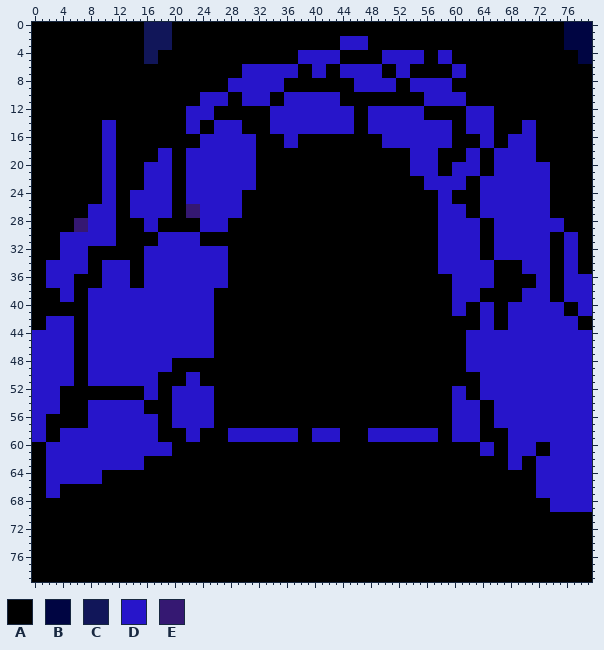
One commit to this sprite sheet: places and locations/castletown/spr_darkwest_hole_0.png. The first picture shows the starting point.
The file is 80x80 pixels.
Palette (. is transparent): A #000000  B #000542  C #111659  D #2715ca  E #351872
After:
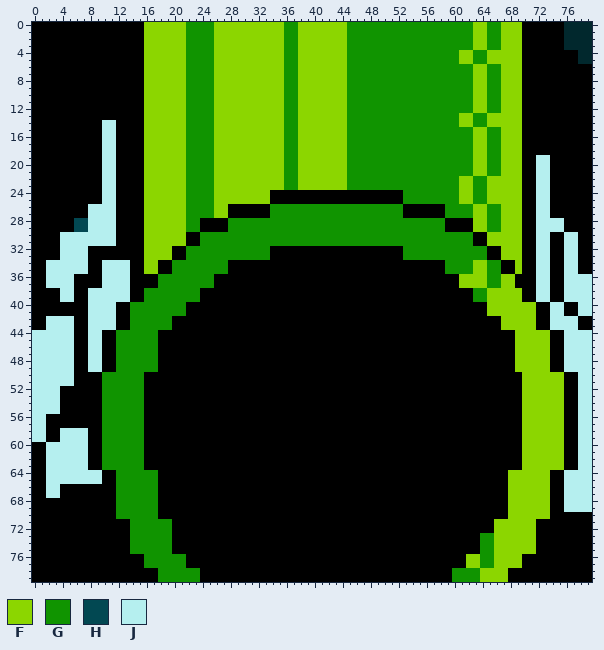
Colours new in this view: F #8cd600  G #109400  H #024852  J #b5efef
Edits made:
colour B: #000542 -> #01282d
Changed rows in their new state; - is a pixel that keeps its letter.
first column x 0:
 0 ----------------FFFFFFGGGGFFFFFFFFFFGGFFFFFFFGGGGGGGGGGGGGGGGGGFFGGFFF----------
 1 ----------------FFFFFFGGGGFFFFFFFFFFGGFFFFFFFGGGGGGGGGGGGGGGGGGFFGGFFF----------
 2 ----------------FFFFFFGGGGFFFFFFFFFFGGFFFFFFFGGGGGGGGGGGGGGGGGGFFGGFFF----------
 3 ----------------FFFFFFGGGGFFFFFFFFFFGGFFFFFFFGGGGGGGGGGGGGGGGGGFFGGFFF----------
 4 ----------------FFFFFFGGGGFFFFFFFFFFGGFFFFFFFGGGGGGGGGGGGGGGGFFGGFFFFF----------
 5 ----------------FFFFFFGGGGFFFFFFFFFFGGFFFFFFFGGGGGGGGGGGGGGGGFFGGFFFFF----------
 6 ----------------FFFFFFGGGGFFFFFFFFFFGGFFFFFFFGGGGGGGGGGGGGGGGGGFFGGFFF----------
 7 ----------------FFFFFFGGGGFFFFFFFFFFGGFFFFFFFGGGGGGGGGGGGGGGGGGFFGGFFF----------
 8 ----------------FFFFFFGGGGFFFFFFFFFFGGFFFFFFFGGGGGGGGGGGGGGGGGGFFGGFFF----------
 9 ----------------FFFFFFGGGGFFFFFFFFFFGGFFFFFFFGGGGGGGGGGGGGGGGGGFFGGFFF----------
10 ----------------FFFFFFGGGGFFFFFFFFFFGGFFFFFFFGGGGGGGGGGGGGGGGGGFFGGFFF----------
11 ----------------FFFFFFGGGGFFFFFFFFFFGGFFFFFFFGGGGGGGGGGGGGGGGGGFFGGFFF----------
12 ----------------FFFFFFGGGGFFFFFFFFFFGGFFFFFFFGGGGGGGGGGGGGGGGGGFFGGFFF----------
13 ----------------FFFFFFGGGGFFFFFFFFFFGGFFFFFFFGGGGGGGGGGGGGGGGFFGGFFFFF----------
14 ----------JJ----FFFFFFGGGGFFFFFFFFFFGGFFFFFFFGGGGGGGGGGGGGGGGFFGGFFFFFAA--------
15 ----------JJ----FFFFFFGGGGFFFFFFFFFFGGFFFFFFFGGGGGGGGGGGGGGGGGGFFGGFFFAA--------
16 ----------JJ----FFFFFFGGGGFFFFFFFFFFGGFFFFFFFGGGGGGGGGGGGGGGGGGFFGGFFFAA--------
17 ----------JJ----FFFFFFGGGGFFFFFFFFFFGGFFFFFFFGGGGGGGGGGGGGGGGGGFFGGFFFAA--------
18 ----------JJ----FFFFFFGGGGFFFFFFFFFFGGFFFFFFFGGGGGGGGGGGGGGGGGGFFGGFFFAA--------
19 ----------JJ----FFFFFFGGGGFFFFFFFFFFGGFFFFFFFGGGGGGGGGGGGGGGGGGFFGGFFFAAJJ------
20 ----------JJ----FFFFFFGGGGFFFFFFFFFFGGFFFFFFFGGGGGGGGGGGGGGGGGGFFGGFFFAAJJ------
21 ----------JJ----FFFFFFGGGGFFFFFFFFFFGGFFFFFFFGGGGGGGGGGGGGGGGGGFFGGFFFAAJJ------
22 ----------JJ----FFFFFFGGGGFFFFFFFFFFGGFFFFFFFGGGGGGGGGGGGGGGGFFGGFFFFFAAJJ------
23 ----------JJ----FFFFFFGGGGFFFFFFFFFFGGFFFFFFFGGGGGGGGGGGGGGGGFFGGFFFFFAAJJ------
24 ----------JJ--AAFFFFFFGGGGFFFFFFFF-------------------GGGGGGGGFFGGFFFFFAAJJ------
25 ----------JJ--AAFFFFFFGGGGFFFFFFFF-------------------GGGGGGGGFFGGFFFFFAAJJ------
26 --------JJJJ--AAFFFFFFGGGGFFAA----GGGGGGGGGGGGGGGGGGG-----AGGGGFFGGFFFAAJJ------
27 --------JJJJ--AAFFFFFFGGGGFFAA----GGGGGGGGGGGGGGGGGGG-----AGGGGFFGGFFFAAJJ------
28 ------HHJJJJ----FFFFFFGGAAAAGGGGGGGGGGGGGGGGGGGGGGGGGGGGGGGAAAAFFGGFFFAAJJJJ----
29 ------HHJJJJ----FFFFFFGGAAAAGGGGGGGGGGGGGGGGGGGGGGGGGGGGGGGAAAAFFGGFFFAAJJJJ----
30 ----JJJJJJJJ----FFFFFFAAGGGGGGGGGGGGGGGGGGGGGGGGGGGGGGGGGGGGGGGA-FFFFFAAJJ--JJ--
31 ----JJJJJJJJ----FFFFFFAAGGGGGGGGGGGGGGGGGGGGGGGGGGGGGGGGGGGGGGGA-FFFFFAAJJ--JJ--
32 ----JJJJ--------FFFFAAGGGGGGGGGGGG-------------------GGGGGGGGGGGG-AFFFAAJJ--JJ--
33 ----JJJJ--------FFFFAAGGGGGGGGGGGG-------------------GGGGGGGGGGGG-AFFFAAJJ--JJ--
34 --JJJJJJ--JJJJ--FFAAGGGGGGGG------------------------------AGGGGFFGG--FAAJJ--JJ--
35 --JJJJJJ--JJJJ--FFAAGGGGGGGG------------------------------AGGGGFFGG--FAAJJ--JJ--
36 --JJJJ----JJJJ--AAGGGGGGGGAA--------------------------------AFFFFGGFF---JJ--JJJJ
37 --JJJJ----JJJJ--AAGGGGGGGGAA--------------------------------AFFFFGGFF---JJ--JJJJ
38 ----JJ--JJJJJJAAGGGGGGGGAA----------------------------------AAAGGFFFFFAAJJ--JJJJ
39 ----JJ--JJJJJJAAGGGGGGGGAA----------------------------------AAAGGFFFFFAAJJ--JJJJ
40 --------JJJJAAGGGGGGGGAAAA----------------------------------AA--AFFFFFFFAAJJ--JJ
41 --------JJJJAAGGGGGGGGAAAA----------------------------------AA--AFFFFFFFAAJJ--JJ
42 --JJJJ--JJJJAAGGGGGGAAAAAA--------------------------------------AA-FFFFFAAJJJJ--
43 --JJJJ--JJJJAAGGGGGGAAAAAA--------------------------------------AA-FFFFFAAJJJJ--
44 JJJJJJ--JJAAGGGGGGAAAAAAAA------------------------------------AAAAAAAFFFFFAAJJJJ
45 JJJJJJ--JJAAGGGGGGAAAAAAAA------------------------------------AAAAAAAFFFFFAAJJJJ
46 JJJJJJ--JJAAGGGGGGAAAAAAAA------------------------------------AAAAAAAFFFFFAAJJJJ
47 JJJJJJ--JJAAGGGGGGAAAAAAAA------------------------------------AAAAAAAFFFFFAAJJJJ
48 JJJJJJ--JJAAGGGGGGAA------------------------------------------AAAAAAAFFFFFAAJJJJ
49 JJJJJJ--JJAAGGGGGGAA------------------------------------------AAAAAAAFFFFFAAJJJJ
50 JJJJJJ--AAGGGGGGAA----AA----------------------------------------AAAAAAFFFFFFAAJJ
51 JJJJJJ--AAGGGGGGAA----AA----------------------------------------AAAAAAFFFFFFAAJJ
52 JJJJ------GGGGGGAA--AAAAAA----------------------------------AA--AAAAAAFFFFFFAAJJ
53 JJJJ------GGGGGGAA--AAAAAA----------------------------------AA--AAAAAAFFFFFFAAJJ
54 JJJJ----AAGGGGGG----AAAAAA----------------------------------AAAA--AAAAFFFFFFAAJJ
55 JJJJ----AAGGGGGG----AAAAAA----------------------------------AAAA--AAAAFFFFFFAAJJ
56 JJ------AAGGGGGGAA--AAAAAA----------------------------------AAAA--AAAAFFFFFFAAJJ
57 JJ------AAGGGGGGAA--AAAAAA----------------------------------AAAA--AAAAFFFFFFAAJJ
58 JJ--JJJJAAGGGGGGAA----AA----AAAAAAAAAA--AAAA----AAAAAAAAAA--AAAA----AAFFFFFFAAJJ
59 JJ--JJJJAAGGGGGGAA----AA----AAAAAAAAAA--AAAA----AAAAAAAAAA--AAAA----AAFFFFFFAAJJ
60 --JJJJJJAAGGGGGGAAAA--------------------------------------------AA--AAFFFFFFAAJJ
61 --JJJJJJAAGGGGGGAAAA--------------------------------------------AA--AAFFFFFFAAJJ
62 --JJJJJJAAGGGGGG----------------------------------------------------AAFFFFFFAAJJ
63 --JJJJJJAAGGGGGG----------------------------------------------------AAFFFFFFAAJJ
64 --JJJJJJJJ--GGGGGG--------------------------------------------------FFFFFFAAJJJJ
65 --JJJJJJJJ--GGGGGG--------------------------------------------------FFFFFFAAJJJJ
66 --JJ--------GGGGGG--------------------------------------------------FFFFFFAAJJJJ
67 --JJ--------GGGGGG--------------------------------------------------FFFFFFAAJJJJ
68 ------------GGGGGG--------------------------------------------------FFFFFFAAJJJJ
69 ------------GGGGGG--------------------------------------------------FFFFFFAAJJJJ
70 ------------GGGGGG--------------------------------------------------FFFFFF------
71 --------------GGGGGG----------------------------------------------FFFFFF--------
72 --------------GGGGGG----------------------------------------------FFFFFF--------
73 --------------GGGGGG--------------------------------------------GGFFFFFF--------
74 --------------GGGGGG--------------------------------------------GGFFFFFF--------
75 --------------GGGGGG--------------------------------------------GGFFFFFF--------
76 ----------------GGGGGG----------------------------------------FFGGFFFF----------
77 ----------------GGGGGG----------------------------------------FFGGFFFF----------
78 ------------------GGGGGG------------------------------------GGGGFFFF------------
79 ------------------GGGGGG------------------------------------GGGGFFFF------------
Boxes around the changes in both pictures, in picture pixels (x1, y1, x2, y2):
changed: (32, 22, 592, 582)
